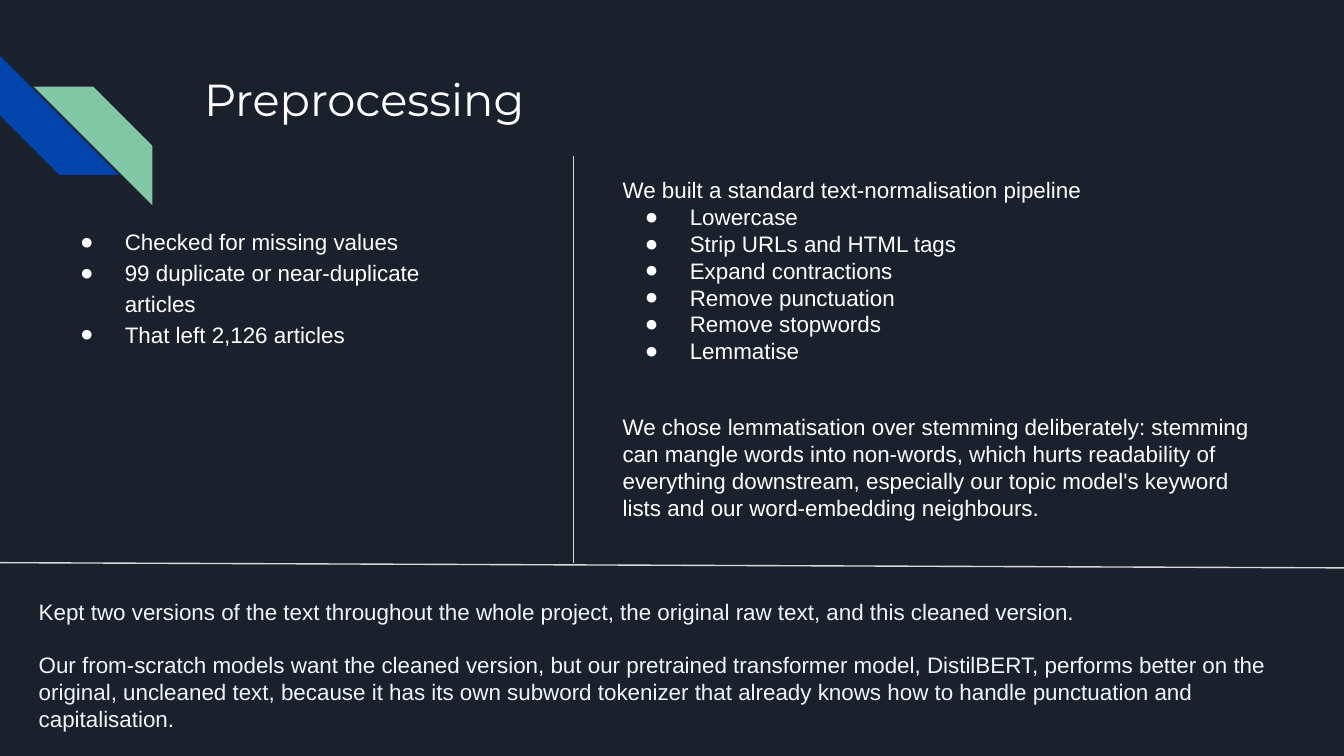
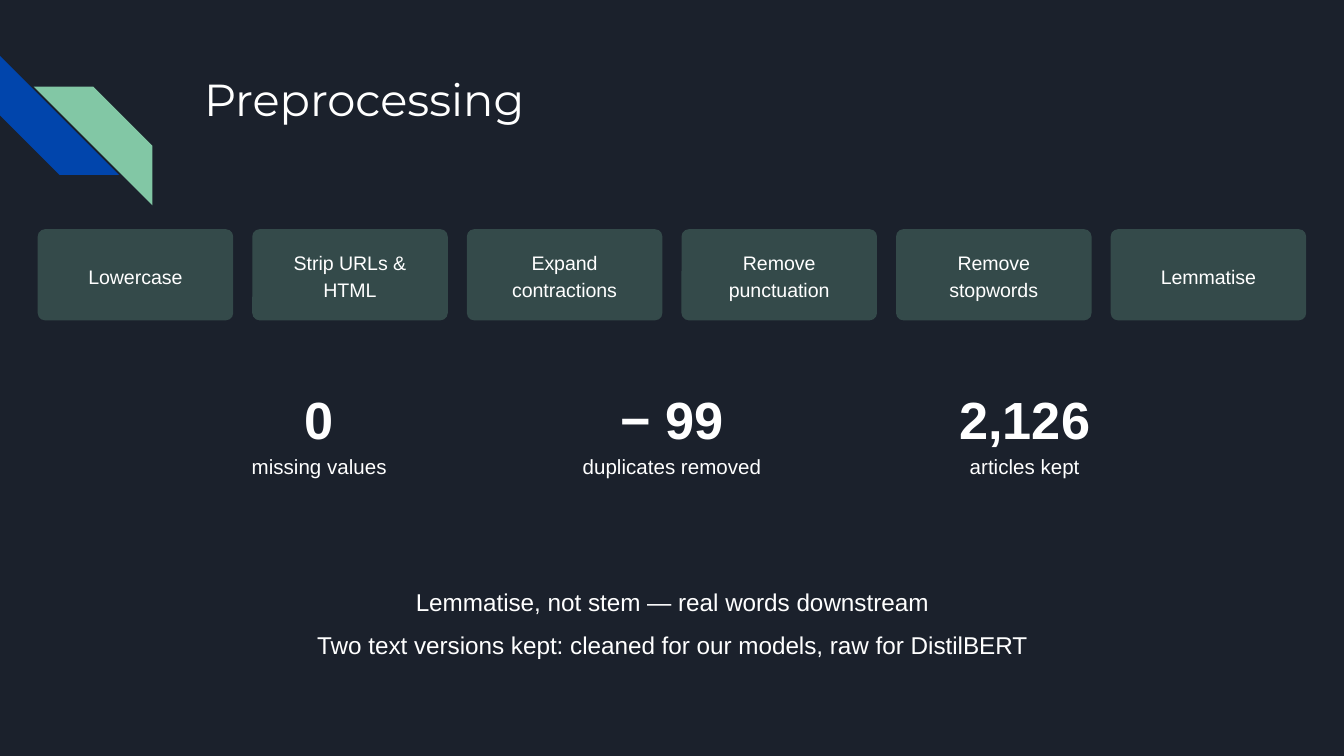
Before and after one commit to Geoanto8043/itc6110-nlp-project, a slide deck: slide 3 of report/NLP BBC Project .pptx. Drawn at 1344x756 pixels with LibreOffice and Linux fonts; fonts in the diff are those of the drawing. Boxes give left, top, right and bottom in pixels: in the first picture for what was removed or moved away, otherwise in the second. Text is boxed around its words. In the diff, an @@ line names an element or a change of style, - is before the commit and + after.

```diff
--- a/report/NLP BBC Project .pptx
+++ b/report/NLP BBC Project .pptx
@@ line removed from (574, 156) to (574, 563) @@
@@ text removed at [623,181,1248,521] @@
-We built a standard text-normalisation pipeline
-● Lowercase
-● Strip URLs and HTML tags
-● Expand contractions
-● Remove punctuation
-● Remove stopwords
-● Lemmatise
-We chose lemmatisation over stemming deliberately: stemming can mangle words into non-words, which hurts readability of everything downstream, especially our topic model's keyword lists and our word-embedding neighbours.
@@ rounded rectangle added at [38,230,233,321], fill #82C7A5 at 25% opacity, 10.5 pt, text #FFFFFF @@
+Lowercase
@@ text removed at [125,233,420,346] @@
-● Checked for missing values
-● 99 duplicate or near-duplicate articles
-● That left 2,126 articles
@@ rounded rectangle added at [253,230,448,321], fill #82C7A5 at 25% opacity, 10.5 pt, text #FFFFFF @@
+Strip URLs & HTML
@@ rounded rectangle added at [466,230,661,321], fill #82C7A5 at 25% opacity, 10.5 pt, text #FFFFFF @@
+Expand contractions
@@ rounded rectangle added at [681,230,876,321], fill #82C7A5 at 25% opacity, 10.5 pt, text #FFFFFF @@
+Remove punctuation
@@ rounded rectangle added at [896,230,1091,321], fill #82C7A5 at 25% opacity, 10.5 pt, text #FFFFFF @@
+Remove stopwords
@@ rounded rectangle added at [1110,230,1305,321], fill #82C7A5 at 25% opacity, 10.5 pt, text #FFFFFF @@
+Lemmatise
@@ text added at [252,402,386,479], 11 pt, text #FFFFFF @@
+0
+missing values
@@ text added at [583,402,761,479], 11 pt, text #FFFFFF @@
+− 99
+duplicates removed
@@ text added at [959,402,1090,479], 11 pt, text #FFFFFF @@
+2,126
+articles kept
@@ line removed from (1344, 569) to (0, 563) @@
@@ text added at [317,593,1028,659], 13 pt, text #FFFFFF @@
+Lemmatise, not stem — real words downstream
+Two text versions kept: cleaned for our models, raw for DistilBERT
@@ text removed at [39,603,1265,732] @@
-Kept two versions of the text throughout the whole project, the original raw text, and this cleaned version.
-Our from-scratch models want the cleaned version, but our pretrained transformer model, DistilBERT, performs better on the original, uncleaned text, because it has its own subword tokenizer that already knows how to handle punctuation and capitalisation.
```
Also in this commit, not shown: 4 other slides changed, 3 slides added, 2 slides removed, 3 other files.
